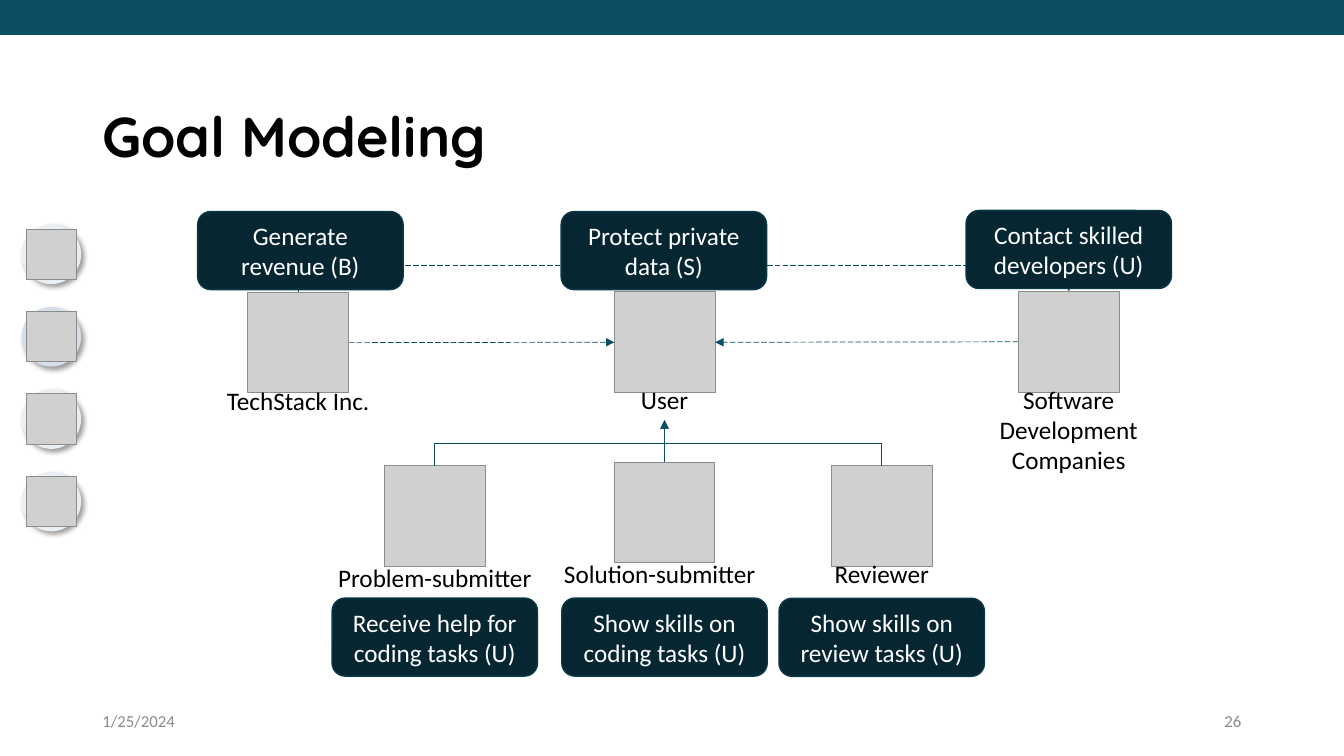
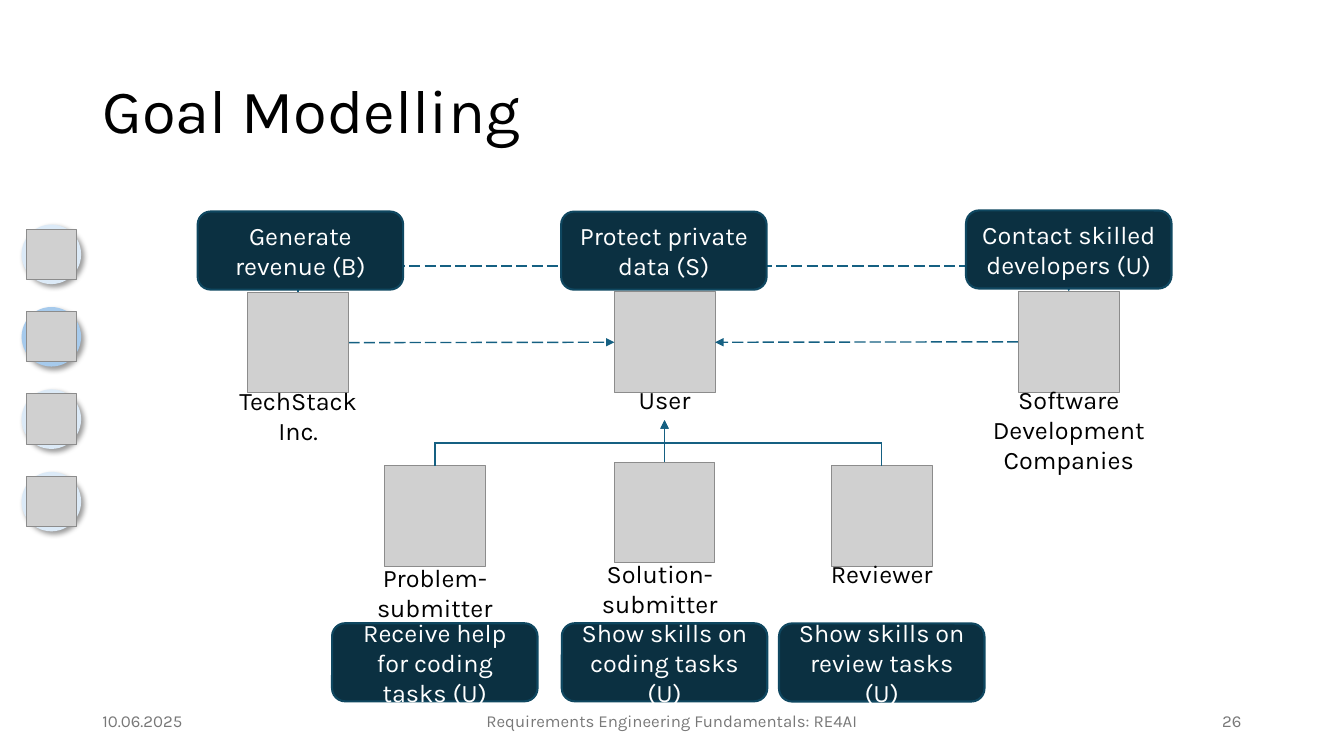
Before and after one commit to JulianFrattini/seminar-refun, a slide deck: slide 26 of slides/base/seminar-refun-base.pptx. Drawn at 1344x756 pixels with LibreOffice and Linux fonts; fonts in the diff are those of the drawing; grey boxes stand for pictures; background and template pictures are left out. Boxes give left, top, right and bottom in pixels: in the first picture for what was removed or moved away, otherwise in the second. Text is boxed around its words. In the diff, an @@ line names an element or a change of style, - is before the commit and + after.

```diff
--- a/slides/base/seminar-refun-base.pptx
+++ b/slides/base/seminar-refun-base.pptx
@@ rectangle removed at (x1=0, y1=0, x2=1344, y2=35) @@
@@ title "Goal Modelling" at (x1=102, y1=90, x2=520, y2=148): vertical alignment top to middle @@
@@ title at (x1=102, y1=90, x2=520, y2=148): text changed; size 40 to 44 pt; font Quicksand to Karla; bold off @@
-Goal Modeling
+Goal Modelling
@@ elbow arrow (298, 292) - (1069, 291): stroke #0C4E64 0.5 pt dashed to #156082 1 pt dashed @@
@@ ellipse at (x1=21, y1=308, x2=81, y2=367): fill #D4DFE9 to #A6CAEC @@
@@ arrow (349, 343) - (615, 343): stroke #0C4E64 0.5 pt dashed to #156082 1 pt dashed @@
@@ arrow (1018, 342) - (716, 343): stroke #0C4E64 0.5 pt dashed to #156082 1 pt dashed @@
@@ font Calibri to Karla in 6 elements at (x1=639, y1=387, x2=691, y2=410), (x1=377, y1=564, x2=492, y2=623), (x1=602, y1=560, x2=717, y2=614), (x1=831, y1=560, x2=933, y2=584), (x1=239, y1=387, x2=357, y2=441), (x1=993, y1=386, x2=1145, y2=475) @@
@@ elbow arrow (435, 466) - (664, 420): stroke #0C4E64 0.5 pt to #156082 1 pt @@
@@ arrow (664, 462) - (664, 420): stroke #0C4E64 0.5 pt to #156082 1 pt @@
@@ elbow arrow (882, 466) - (664, 420): stroke #0C4E64 0.5 pt to #156082 1 pt @@
@@ font Calibri to Karla; fill #062732 to #0B3041; outline #093A4A 1 pt to #104760 1.5 pt in 6 elements at (x1=198, y1=212, x2=403, y2=289), (x1=562, y1=212, x2=767, y2=289), (x1=966, y1=211, x2=1172, y2=288), (x1=332, y1=623, x2=537, y2=701), (x1=562, y1=623, x2=767, y2=701), (x1=779, y1=624, x2=985, y2=702) @@
@@ 3 rounded rectangles moved together from (x1=332, y1=598, x2=985, y2=677) to (x1=332, y1=623, x2=985, y2=702) @@
@@ text at (x1=102, y1=716, x2=182, y2=727): text changed; font Calibri to Karla; text colour #8C8C8C to #797979 @@
-1/25/2024
+10.06.2025
@@ text added at (x1=486, y1=715, x2=857, y2=731), 12 pt, text #797979 @@
+Requirements Engineering Fundamentals: RE4AI
@@ page number at (x1=1222, y1=716, x2=1241, y2=727): font Calibri to Karla, text colour #8C8C8C to #797979 @@
```
Also in this commit, not shown: 38 other slides changed, 4 slides added, 5 slides removed, 1 other file.
